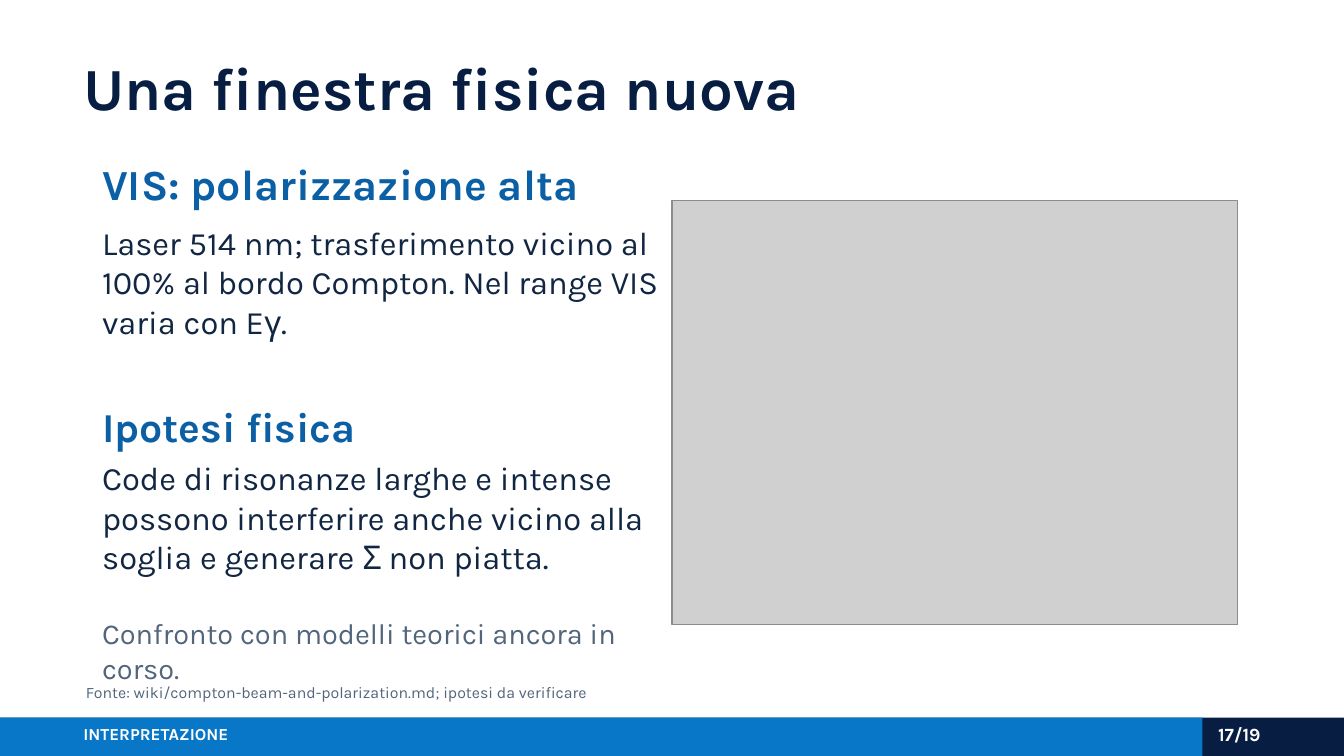
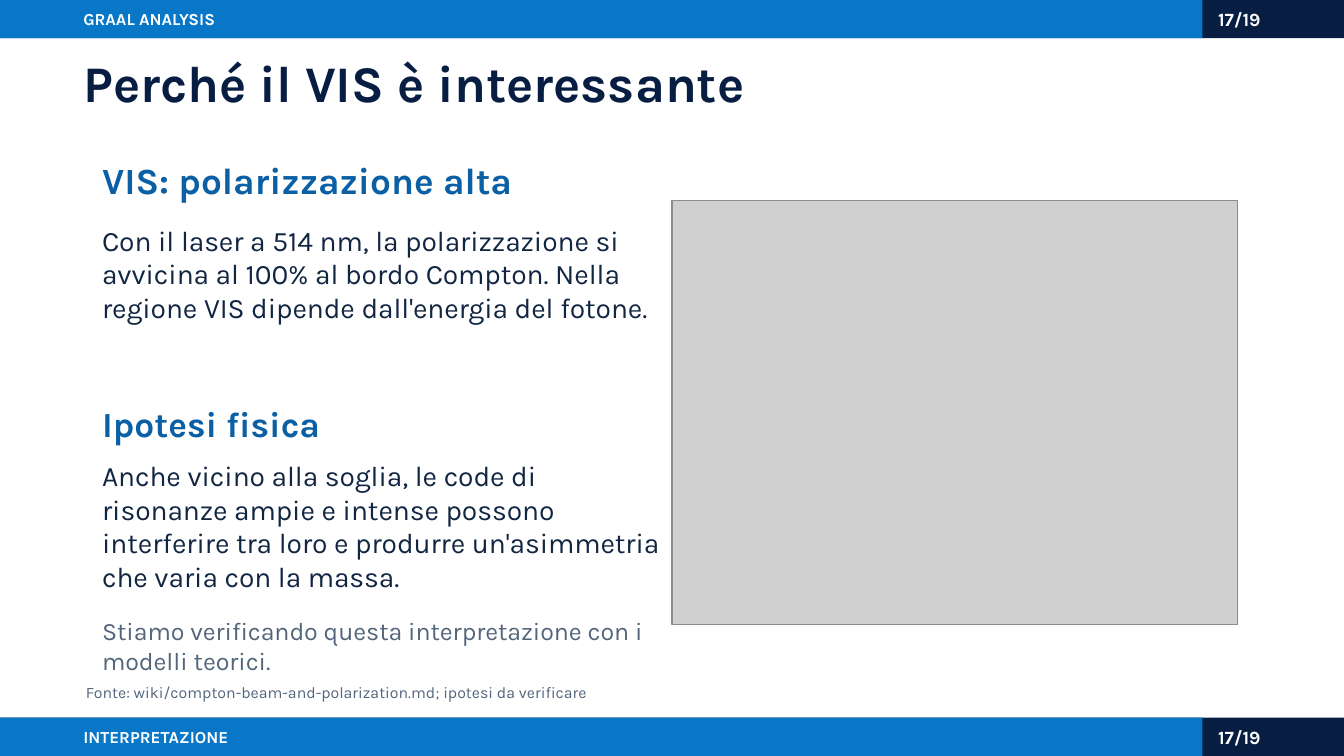
Before and after one commit to AntoninoFulci/GRAAL_Analysis, a slide deck: slide 17 of presentations/graal_analysis_framework_asimmetrie.pptx. Drawn at 1344x756 pixels with LibreOffice and Linux fonts; fonts in the diff are those of the drawing; grey boxes stand for pictures. Boxes give left, top, right and bottom in pixels: in the first picture for what was removed or moved away, otherwise in the second. Text is boxed around its words. In the diff, an @@ line names an element or a change of style, - is before the commit and + after.

Commit message:
docs: polish GRAAL presentation typography and copy

```diff
--- a/presentations/graal_analysis_framework_asimmetrie.pptx
+++ b/presentations/graal_analysis_framework_asimmetrie.pptx
@@ rectangle added at (0,0,1344,38), fill #071E42 @@
@@ rectangle added at (0,0,1203,38), fill #0877C7 @@
@@ text added at (83,14,215,26), 9 pt, text #FFFFFF, bold @@
+GRAAL ANALYSIS
@@ text added at (1218,12,1261,28), 10 pt, text #FFFFFF, bold @@
+17/19
@@ text at (83,61,744,103): text changed; size 32 to 27.5 pt @@
-Una finestra fisica nuova
+Perché il VIS è interessante
@@ text "VIS: polarizzazione alta" at (102,167,512,203): size 23 to 19.8 pt @@
@@ text at (102,231,647,325): text changed; size 17.5 to 15.1 pt @@
-Laser 514 nm; trasferimento vicino al 100% al bordo Compton. Nel range VIS varia con Eγ.
+Con il laser a 514 nm, la polarizzazione si avvicina al 100% al bordo Compton. Nella regione VIS dipende dall'energia del fotone.
@@ text "Ipotesi fisica" at (102,412,320,446): size 22 to 18.9 pt @@
@@ text at (102,466,659,588): text changed; size 17.5 to 15.1 pt @@
-Code di risonanze larghe e intense possono interferire anche vicino alla soglia e generare Σ non piatta.
+Anche vicino alla soglia, le code di risonanze ampie e intense possono interferire tra loro e produrre un'asimmetria che varia con la massa.
@@ text at (102,623,642,671): text changed; size 15.5 to 13.3 pt @@
-Confronto con modelli teorici ancora in corso.
+Stiamo verificando questa interpretazione con i modelli teorici.
@@ text "INTERPRETAZIONE" at (83,732,228,744): vertical alignment top to middle @@
@@ text "17/19" at (1218,730,1261,746): vertical alignment top to middle @@
```
Also in this commit, not shown: 18 other slides changed, 2 other files.
